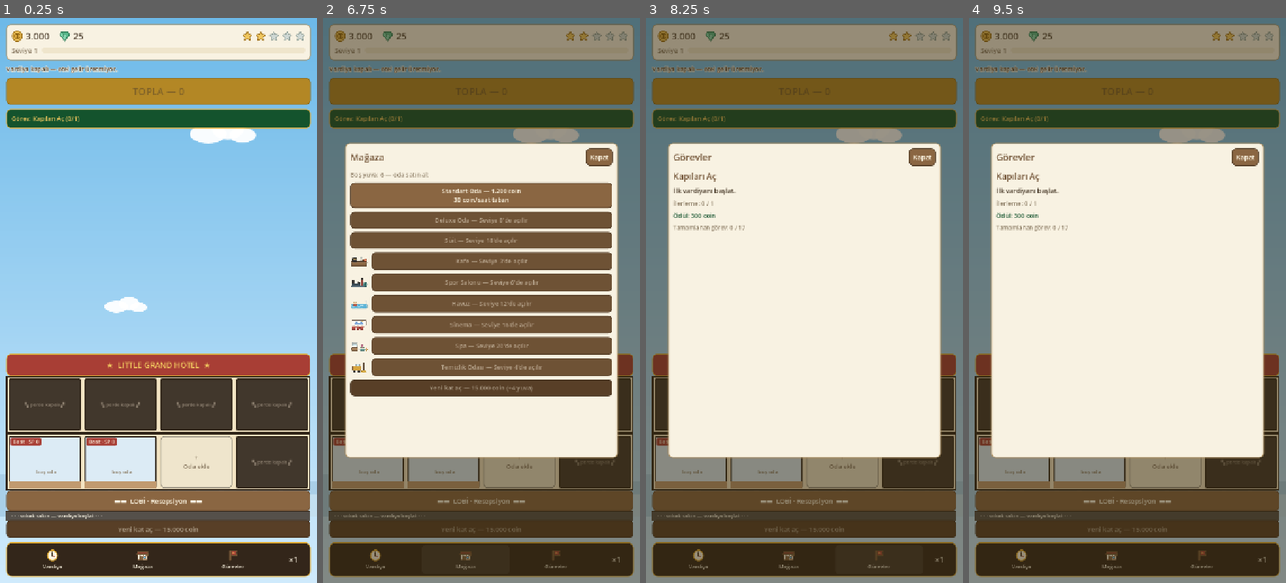
Above: before the commit, frames 1-4 (left to right).
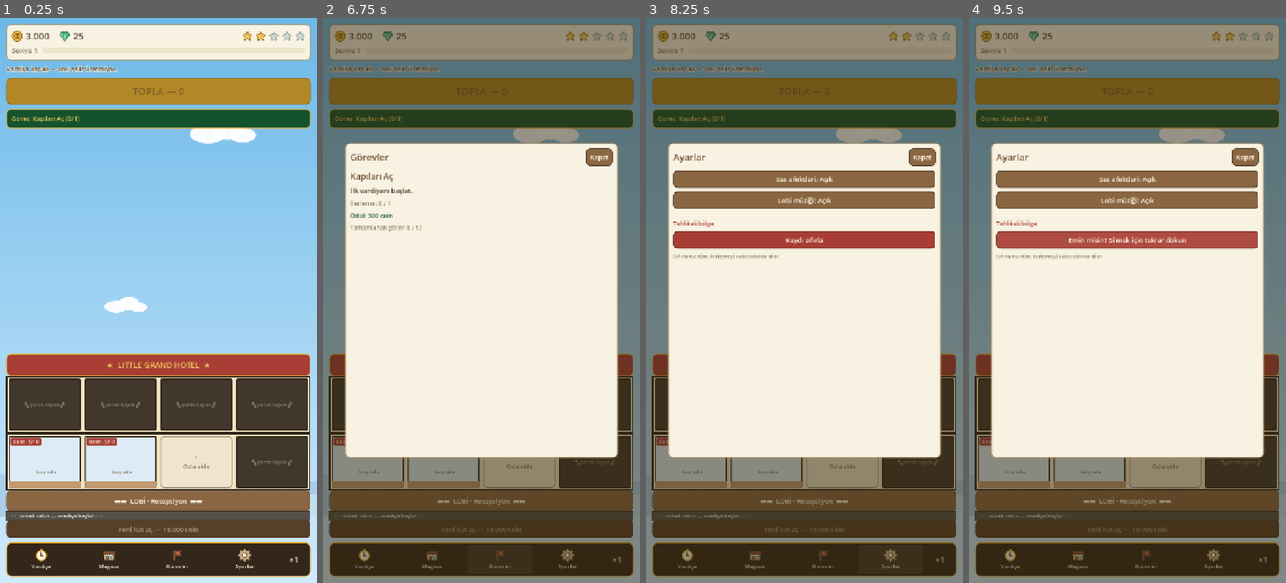
Above: after the commit, the same moments.

Repository: Eren-Ozcan/LittleGrandHotel
Game: Godot game, scene res://main.tscn
The game is run twice, just before and just after one commit, with the same random seed, the same clock (stepped at 60 frames per second) and the same inputs.
Inputs (mouse positions are in pixels of both pictures, inside the frame that each line leads up to):
- Up to frame 1 (0.25 s): no input
- Up to frame 2 (6.75 s): click (367, 464) at 0.52 s; click (443, 464) at 1.27 s; click "+ Oda ekle" at 2 s; click (376, 560) at 2.77 s; click (364, 560) at 3.52 s; click (465, 560) at 4.27 s; click (430, 560) at 5.02 s; click (557, 560) at 5.77 s; click (500, 560) at 6.52 s
- Up to frame 3 (8.25 s): click (940, 560) at 7.27 s; click (890, 560) at 8.02 s
- Up to frame 4 (9.5 s): click (1127, 238) at 8.75 s, where only the run after the commit has a clickable "Kaydı sıfırla"

The runs differ from the first frame. In frame 1, 0.5% of the frame differs, in the area x 10-94%, y 94-98%; in frame 2, 27%, in the area x 8-94%, y 24-98%; in frame 3, 9.0%; in frame 4, 9.0%.

Commit message:
Ses: prosedurel SFX + lobi muzigi; Ayarlar ekrani
- src/sfx.gd: ustel sonumlu sinus adimlarindan 16-bit WAV sentezi,
  dis ses dosyasi gerekmez (tap/buy/collect/clean/shift/quest/level)
- Pentatonik arpejli loop'lu lobi muzigi (-14 dB)
- Ayarlar popup'i: ses efektleri ve muzik ac/kapa (kayda dahil),
  cift dokunmali onayli kayit sifirlama (Game.reset_game)
- Alt bara disli ikonlu Ayarlar butonu

Co-Authored-By: Claude Fable 5 <noreply@anthropic.com>

Diff:
--- /dev/null
+++ b/assets/ui/icon_gear.svg
@@ -0,0 +1,4 @@
+<svg xmlns="http://www.w3.org/2000/svg" width="32" height="32" viewBox="0 0 32 32">
+  <path d="M 14 3 L 18 3 L 19 7 L 22.5 8.5 L 26 6.5 L 28.8 9.3 L 26.8 12.8 L 28.3 16.3 L 32 17.3 L 32 21.3 L 28.3 22.3 L 26.8 25.8 L 28.8 29.3 L 26 32 L 22.5 30 L 19 31.5 L 18 35 L 14 35 L 13 31.5 L 9.5 30 L 6 32 L 3.2 29.3 L 5.2 25.8 L 3.7 22.3 L 0 21.3 L 0 17.3 L 3.7 16.3 L 5.2 12.8 L 3.2 9.3 L 6 6.5 L 9.5 8.5 L 13 7 Z" transform="translate(0,-3.3)" fill="#c8b28a" stroke="#6e4f31" stroke-width="2" stroke-linejoin="round"/>
+  <circle cx="16" cy="16" r="5.5" fill="#fdf6e3" stroke="#6e4f31" stroke-width="2"/>
+</svg>
--- a/src/autoload/game.gd
+++ b/src/autoload/game.gd
@@ -37,6 +37,10 @@
 
 ## Test hızlandırması: 1.0 = gerçek zaman, 3600.0 = 1 sn : 1 oyun-saati
 var time_scale: float = 1.0
+
+## Ayarlar (kayda dahil)
+var sound_on: bool = true
+var music_on: bool = true
 
 var _autosave_acc := 0.0
 var _rooms_changed_in_sim := false
@@ -486,6 +490,14 @@
 		quest_completed.emit(q)
 
 
+## Kaydı siler ve sıfırdan başlatır (Ayarlar → Kaydı sıfırla).
+func reset_game() -> void:
+	if FileAccess.file_exists(SAVE_PATH):
+		DirAccess.remove_absolute(ProjectSettings.globalize_path(SAVE_PATH))
+	new_game()
+	save_game()
+
+
 # --- Kayıt (GDD §10.1–10.2) --------------------------------------------
 
 func save_game(path: String = SAVE_PATH) -> void:
@@ -506,6 +518,8 @@
 		"stat_collected_total": stat_collected_total,
 		"stat_cleans": stat_cleans,
 		"time_scale": time_scale,
+		"sound_on": sound_on,
+		"music_on": music_on,
 	}
 	var f := FileAccess.open(path, FileAccess.WRITE)
 	if f:
@@ -534,6 +548,8 @@
 	# Vardiya bitişi gerçek saniye tutulur; ölçek geri yüklenmezse
 	# hızlı modda kaydedilen vardiya normal hızda 60/3600 kat kısalır.
 	time_scale = float(parsed.get("time_scale", 1.0))
+	sound_on = bool(parsed.get("sound_on", true))
+	music_on = bool(parsed.get("music_on", true))
 	# Çevrimdışı kazanç tavanı (GDD §10.2 saat güvenliği)
 	var cap_real_seconds := float(eco.offline_cap_hours) * 3600.0 / time_scale
 	if now() - last_sim_unix > cap_real_seconds:
--- a/src/main.gd
+++ b/src/main.gd
@@ -62,13 +62,18 @@
 var selected_room := -1
 var _toast_timer := 0.0
 var _tex_cache: Dictionary = {}
+var _sfx_players: Dictionary = {}
+var music_player: AudioStreamPlayer
 
 
 func _ready() -> void:
 	_build_ui()
+	_init_sfx()
 	Game.state_changed.connect(_refresh)
 	Game.quest_completed.connect(_on_quest_completed)
-	Game.leveled_up.connect(func(lv): _show_toast("Seviye atladın! Seviye %d (+%d elmas)" % [lv, int(Game.eco.levelup_gems)]))
+	Game.leveled_up.connect(func(lv):
+		_play("level")
+		_show_toast("Seviye atladın! Seviye %d (+%d elmas)" % [lv, int(Game.eco.levelup_gems)]))
 	_refresh()
 	if Game.offline_earned > 0:
 		_show_offline_popup(Game.offline_earned)
@@ -81,6 +86,35 @@
 		_toast_timer -= delta
 		if _toast_timer <= 0.0:
 			toast_panel.visible = false
+
+
+func _init_sfx() -> void:
+	var defs := {
+		"tap": [[660.0, 0.05]],
+		"buy": [[440.0, 0.06], [880.0, 0.1]],
+		"collect": [[784.0, 0.07], [1047.0, 0.09], [1319.0, 0.12]],
+		"clean": [[1319.0, 0.08], [1760.0, 0.14]],
+		"shift": [[988.0, 0.1], [659.0, 0.2]],
+		"quest": [[784.0, 0.08], [988.0, 0.14]],
+		"level": [[523.0, 0.09], [659.0, 0.09], [784.0, 0.09], [1047.0, 0.22]],
+	}
+	for k in defs:
+		var p := AudioStreamPlayer.new()
+		p.stream = Sfx.tone_stream(defs[k])
+		p.volume_db = -6.0
+		add_child(p)
+		_sfx_players[k] = p
+	music_player = AudioStreamPlayer.new()
+	music_player.stream = Sfx.lobby_music()
+	music_player.volume_db = -14.0
+	add_child(music_player)
+	if Game.music_on:
+		music_player.play()
+
+
+func _play(kind: String) -> void:
+	if Game.sound_on and _sfx_players.has(kind):
+		_sfx_players[kind].play()
 
 
 func _tex(path: String) -> Texture2D:
@@ -237,6 +271,7 @@
 	for def in [
 		["res://assets/ui/icon_shop.svg", "Mağaza", _build_shop_popup],
 		["res://assets/ui/icon_quest.svg", "Görevler", _build_quests_popup],
+		["res://assets/ui/icon_gear.svg", "Ayarlar", _build_settings_popup],
 	]:
 		var b := _bar_button(def[0], def[1])
 		var builder: Callable = def[2]
@@ -377,6 +412,12 @@
 func _spacer_x(px: int) -> Control:
 	var c := Control.new()
 	c.custom_minimum_size = Vector2(px, 0)
+	return c
+
+
+func _spacer_y(px: int) -> Control:
+	var c := Control.new()
+	c.custom_minimum_size = Vector2(0, px)
 	return c
 
 
@@ -669,6 +710,7 @@
 		# Buton yeniden kurulumda yok olacağı için merkezi temizlemeden önce al
 		var center := btn.global_position + btn.size / 2.0
 		if Game.clean_room(idx):
+			_play("clean")
 			_spawn_sparkles(center)
 			_show_toast("Oda temizlendi (+2 XP)")
 		return
@@ -681,6 +723,7 @@
 	var from := collect_button.global_position + collect_button.size / 2.0
 	var got := Game.collect()
 	if got > 0:
+		_play("collect")
 		_fly_coins(from, got)
 		_show_toast("+%s coin toplandı" % _fmt(got))
 
@@ -748,6 +791,7 @@
 # --- Popuplar ----------------------------------------------------------
 
 func _open_popup(title: String, builder: Callable) -> void:
+	_play("tap")
 	popup_title.text = title
 	popup_builder = builder
 	overlay.visible = true
@@ -776,6 +820,7 @@
 		skip_b.disabled = Game.gems < gem_cost
 		skip_b.pressed.connect(func():
 			if Game.skip_shift():
+				_play("buy")
 				_show_toast("Vardiya elmasla tamamlandı — birikim kasada!")
 				_close_popup())
 		c.add_child(skip_b)
@@ -788,6 +833,7 @@
 		b.disabled = Game.coins < cost
 		b.pressed.connect(func():
 			if Game.start_shift(hours):
+				_play("shift")
 				_show_toast("%d saatlik vardiya başladı!" % hours)
 				_close_popup())
 		c.add_child(b)
@@ -823,6 +869,7 @@
 			var t: String = type
 			b.pressed.connect(func():
 				if Game.buy_room(t):
+					_play("buy")
 					_show_toast("%s satın alındı!" % Game.room_def(t).name))
 		row.add_child(b)
 	if Game.floors < int(Game.eco.building.max_floors):
@@ -864,8 +911,43 @@
 			var iid: String = it.id
 			b.pressed.connect(func():
 				if Game.buy_item(selected_room, iid):
+					_play("buy")
 					_show_toast("%s yerleştirildi (+%d SP)" % [Game.item_def(iid).name, int(Game.item_def(iid).sp)]))
 		row.add_child(b)
+
+
+func _build_settings_popup(c: VBoxContainer) -> void:
+	var s_b := _button("Ses efektleri: %s" % ("Açık" if Game.sound_on else "Kapalı"), 15,
+		PALETTE.wood if Game.sound_on else PALETTE.wood_dark, PALETTE.cream_text)
+	s_b.pressed.connect(func():
+		Game.sound_on = not Game.sound_on
+		Game.save_game()
+		_play("tap")
+		_rebuild_popup())
+	c.add_child(s_b)
+
+	var m_b := _button("Lobi müziği: %s" % ("Açık" if Game.music_on else "Kapalı"), 15,
+		PALETTE.wood if Game.music_on else PALETTE.wood_dark, PALETTE.cream_text)
+	m_b.pressed.connect(func():
+		Game.music_on = not Game.music_on
+		music_player.playing = Game.music_on
+		Game.save_game()
+		_rebuild_popup())
+	c.add_child(m_b)
+
+	c.add_child(_spacer_y(8))
+	c.add_child(_label("Tehlikeli bölge:", 13, PALETTE.banner_red))
+	var r_b := _button("Kaydı sıfırla", 15, PALETTE.banner_red, PALETTE.cream_text)
+	r_b.pressed.connect(func():
+		if r_b.get_meta("armed", false):
+			Game.reset_game()
+			_close_popup()
+			_show_toast("Kayıt sıfırlandı — yeni oyun başladı!")
+		else:
+			r_b.set_meta("armed", true)
+			r_b.text = "Emin misin? Silmek için tekrar dokun")
+	c.add_child(r_b)
+	c.add_child(_label("Sıfırlama tüm ilerlemeyi kalıcı olarak siler.", 12, PALETTE.muted))
 
 
 func _build_quests_popup(c: VBoxContainer) -> void:
@@ -889,6 +971,7 @@
 # --- Geri bildirim -----------------------------------------------------
 
 func _on_quest_completed(q: Dictionary) -> void:
+	_play("quest")
 	var msg := "Görev tamam: %s — +%s coin" % [q.name, _fmt(int(q.get("reward_coins", 0)))]
 	if int(q.get("reward_gems", 0)) > 0:
 		msg += ", +%d elmas" % int(q.reward_gems)
--- /dev/null
+++ b/src/sfx.gd
@@ -0,0 +1,46 @@
+class_name Sfx
+extends RefCounted
+## Prosedürel ses üretimi — dış ses dosyası gerektirmez.
+## Her efekt, üstel sönümlü sinüs adımlarından 16-bit mono WAV olarak sentezlenir.
+
+const RATE := 22050
+
+
+## steps: [[frekans_hz, süre_sn], ...] — adımlar art arda çalınır.
+## decay: sönüm hızı (büyük = kısa tıng, küçük = uzun çınlama)
+static func tone_stream(steps: Array, decay: float = 6.0, gain: float = 0.5) -> AudioStreamWAV:
+	var n := 0
+	for s in steps:
+		n += int(float(s[1]) * RATE)
+	var data := PackedByteArray()
+	data.resize(n * 2)
+	var idx := 0
+	for s in steps:
+		var f := float(s[0])
+		var d := float(s[1])
+		var ns := int(d * RATE)
+		for i in ns:
+			var t := float(i) / RATE
+			var env := exp(-decay * t / d)
+			var v := sin(TAU * f * t) * env * gain
+			data.encode_s16(idx * 2, int(clampf(v, -1.0, 1.0) * 32767.0))
+			idx += 1
+	var wav := AudioStreamWAV.new()
+	wav.format = AudioStreamWAV.FORMAT_16_BITS
+	wav.mix_rate = RATE
+	wav.stereo = false
+	wav.data = data
+	return wav
+
+
+## Yumuşak lobi müziği: pentatonik arpej döngüsü (loop'lu WAV).
+static func lobby_music() -> AudioStreamWAV:
+	var seq := [262.0, 330.0, 392.0, 494.0, 392.0, 330.0, 294.0, 330.0,
+		262.0, 330.0, 440.0, 494.0, 440.0, 392.0, 330.0, 294.0]
+	var steps := []
+	for f in seq:
+		steps.append([f, 0.5])
+	var wav := tone_stream(steps, 3.0, 0.18)
+	wav.loop_mode = AudioStreamWAV.LOOP_FORWARD
+	wav.loop_end = wav.data.size() / 2
+	return wav
Not shown, added: assets/ui/icon_gear.svg.import
Not shown, added: src/sfx.gd.uid
